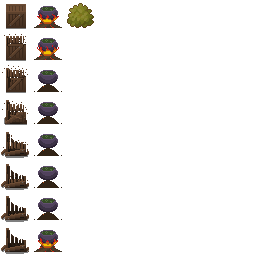
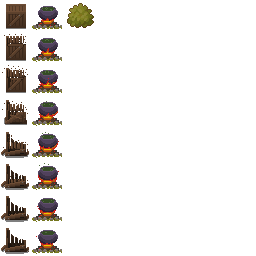
Revision of a layered 256 x 256 image; what changed, layer by layer:
added layer "Вставленный слой #8" above "Вставленный слой #7" over left=32, top=249, right=62, bottom=254
added layer "Вставленный слой #7" above "Вставленный слой #6" over left=32, top=217, right=62, bottom=222
added layer "Вставленный слой #6" above "Вставленный слой #5" over left=32, top=185, right=62, bottom=190
added layer "Вставленный слой #5" above "Вставленный слой #4" over left=32, top=153, right=62, bottom=158
added layer "Вставленный слой #4" above "Вставленный слой #3" over left=32, top=121, right=62, bottom=126
painted on "Вставленный слой #3" over left=32, top=45, right=62, bottom=94
added layer "Вставленный слой #2" above "rock" over left=32, top=57, right=62, bottom=62
added layer "rock" above "Вставленный слой #9" over left=32, top=24, right=62, bottom=252
added layer "Вставленный слой #9" above "fire #2" over left=33, top=22, right=62, bottom=28
added layer "fire #2" above "fire #1" over left=36, top=18, right=59, bottom=245
renamed "Вставленный слой #2" to "wood", painted on it over left=35, top=22, right=62, bottom=252
removed layer "Layer" over left=35, top=14, right=62, bottom=28
removed layer "Вставленный слой" over left=34, top=39, right=62, bottom=252
painted on "objects" over left=34, top=39, right=62, bottom=252
